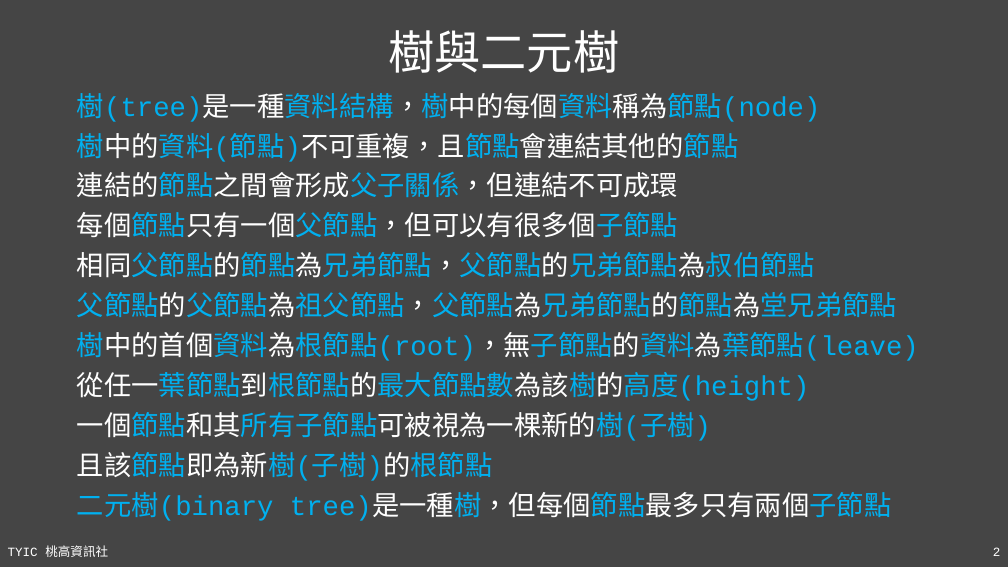
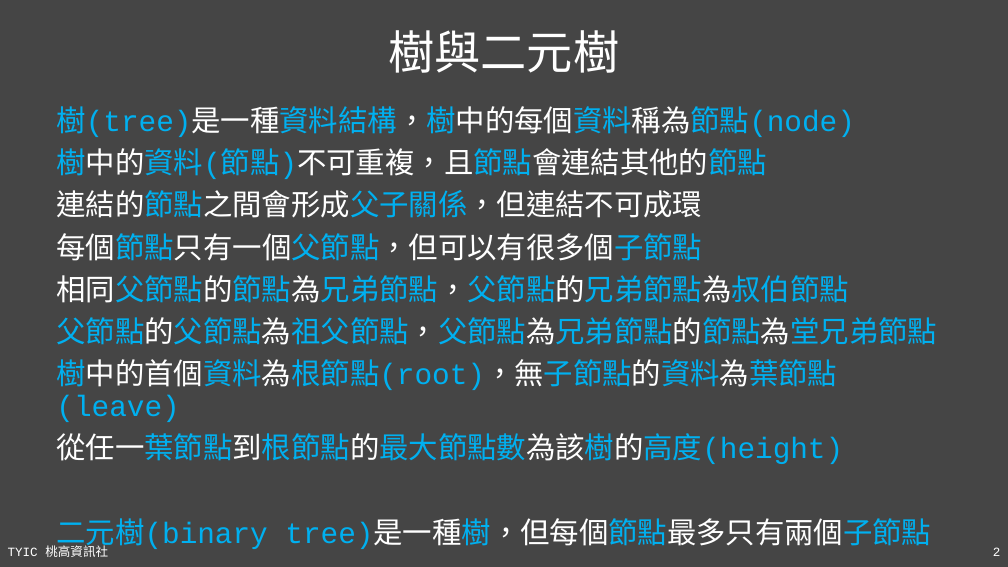
Before and after one commit to TYSHIC/slides, a slide deck: slide 2 of ppt/91_補充：進階資料結構與演算法.pptx. Drawn at 1008x567 pixels with LibreOffice and Linux fonts; fonts in the diff are those of the drawing. Boxes give left, top, right and bottom in pixels: in the first picture for what was removed or moved away, otherwise in the second. Text is boxed around its words. In the diff, an @@ line names an element or a change of style, - is before the commit and + after.

```diff
--- a/ppt/91_補充：進階資料結構與演算法.pptx
+++ b/ppt/91_補充：進階資料結構與演算法.pptx
@@ text "樹(tree)是一種資料結構，樹中的每個資料稱為節點(node)": place and size @@
-text "樹(tree)是一種資料結構，樹中的每個資料稱為節點(node)" at bbox=[77, 93, 919, 521]
+text "樹(tree)是一種資料結構，樹中的每個資料稱為節點(node)" at bbox=[56, 106, 937, 551]
@@ text "樹(tree)是一種資料結構，樹中的每個資料稱為節點(node)" at bbox=[56, 106, 937, 551]: size 26 to 28 pt @@
@@ text at bbox=[77, 412, 711, 481]: paragraphs removed @@
-一個節點和其所有子節點可被視為一棵新的樹(子樹)
-且該節點即為新樹(子樹)的根節點
```
Also in this commit, not shown: 1 slide added, 13 other files.
